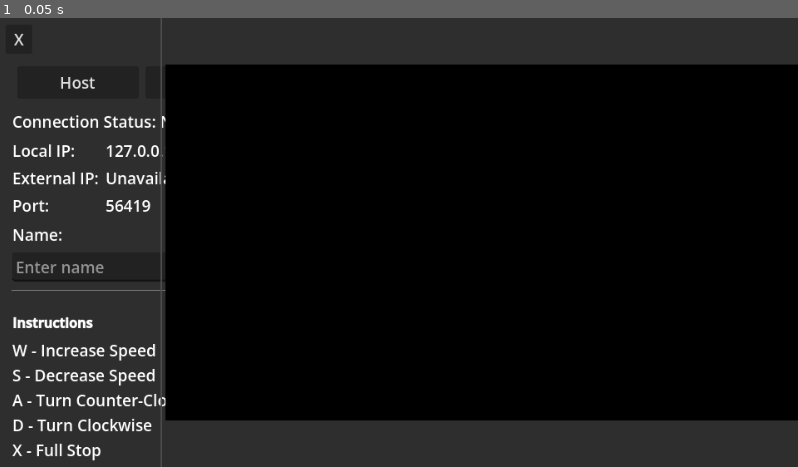
Above: before the commit, frame 1.
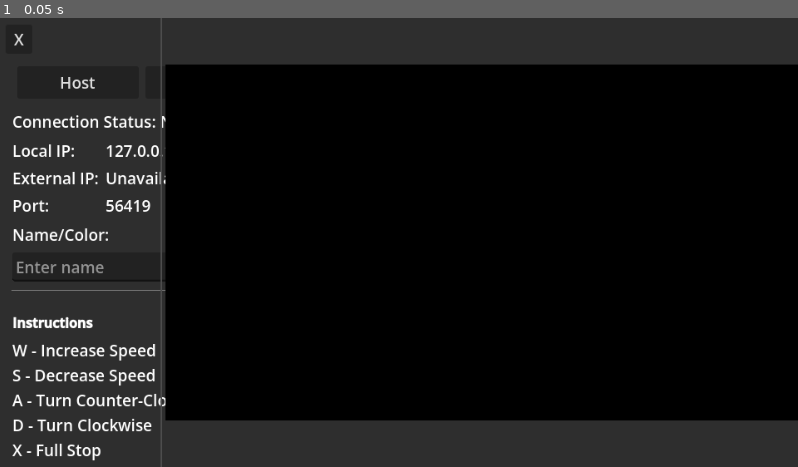
Above: after the commit, the same moment.

Repository: zabuuq/space-game
Game: Godot game, scene res://main.tscn
Two runs of this game, one before a commit and one after it. Both use one fixed random seed, a clock stepped at 60 frames per second and the inputs below.
Inputs:
- Up to frame 1 (0.05 s): no input

The runs differ from the first frame. In frame 1, less than 0.1% of the frame differs, in the area x 7-14%, y 46-50%.

Commit message:
Allow players to choose their color.

Diff:
--- a/scripts/main.gd
+++ b/scripts/main.gd
@@ -17,13 +17,16 @@
 const STATUS_CONNECTED_TO_HOST := "Connected to host"
 const STATUS_OBSERVER := "Observer"
 const DEFAULT_PEER_TEXT_COLOR := "ffffff"
-const SHIP_COLORS: Array[Color] = [
+const PLAYER_COLORS: Array[Color] = [
+	Color(0.93, 0.93, 0.93), # white
 	Color(0.97, 0.33, 0.33), # red
 	Color(0.20, 0.63, 0.98), # blue
 	Color(0.30, 0.84, 0.39), # green
 	Color(1.00, 0.79, 0.27), # amber
 	Color(0.84, 0.44, 0.96), # violet
-	Color(0.29, 0.90, 0.88)  # cyan
+	Color(0.29, 0.90, 0.88), # cyan
+	Color(1.00, 0.58, 0.24), # orange
+	Color(0.98, 0.31, 0.67)  # pink
 ]
 
 const SHIP_START_NORMALIZED_POSITIONS: Array[Vector2] = [
@@ -51,6 +54,7 @@
 var observer_queue: Array[int] = []
 var input_by_peer: Dictionary = {}
 var local_player_name: String = ""
+var local_preferred_color_index := -1
 var projectiles: Array[Dictionary] = []
 
 @rpc("authority", "call_remote", "unreliable")
@@ -181,6 +185,8 @@
 		Callable(self, "_on_disconnect_pressed"),
 		Callable(self, "_on_connect_pressed"),
 		Callable(self, "_on_player_name_changed"),
+		Callable(self, "_on_player_color_selected"),
+		PLAYER_COLORS,
 		Callable(self, "queue_redraw")
 	)
 
@@ -228,7 +234,7 @@
 
 func _on_connect_pressed() -> void:
 	ui.join_popup.hide()
-	var ip := ui.join_ip_input.text.strip_edges()
+	var ip: String = ui.join_ip_input.text.strip_edges()
 	if ip.is_empty():
 		_set_status(STATUS_NOT_CONNECTED)
 		return
@@ -286,13 +292,44 @@
 func _set_status(value: String) -> void:
 	ui.status_label.text = "Connection Status: %s" % value
 
+func _set_local_color_index(color_index: int) -> void:
+	local_preferred_color_index = color_index
+	if ui.player_color_dropdown != null:
+		ui.set_selected_color_index(color_index)
+
+func _sync_local_color_from_roster() -> void:
+	if multiplayer.multiplayer_peer == null:
+		return
+	var local_id: int = multiplayer.get_unique_id()
+	var synced_color_index: int = peer_roster.get_peer_color_index(local_id)
+	if synced_color_index == -1:
+		return
+	_set_local_color_index(synced_color_index)
+
+func _resolve_color_for_peer(peer_id: int, preferred_color_index: int) -> int:
+	return peer_roster.resolve_color_index(preferred_color_index, PLAYER_COLORS.size(), peer_id)
+
+func _get_ship_color_for_slot(slot_index: int) -> Color:
+	if slot_index < 0 or slot_index >= ship_owner_by_slot.size():
+		return Color.WHITE
+	var owner_id: int = ship_owner_by_slot[slot_index]
+	if owner_id == -1:
+		return Color.WHITE
+	var color_index: int = peer_roster.get_peer_color_index(owner_id)
+	if color_index < 0 or color_index >= PLAYER_COLORS.size():
+		return Color.WHITE
+	return PLAYER_COLORS[color_index]
+
 func _initialize_host_roster() -> void:
 	var host_id: int = multiplayer.get_unique_id()
+	var resolved_color_index := _resolve_color_for_peer(host_id, local_preferred_color_index)
+	_set_local_color_index(resolved_color_index)
 	peer_roster.register_host(
 		host_id,
 		ip_info.local_internal_ip,
 		ip_info.local_external_ip,
-		local_player_name
+		local_player_name,
+		resolved_color_index
 	)
 	_broadcast_peer_roster()
 
@@ -304,7 +341,8 @@
 		peer_roster.get_sync_peer_ids(),
 		peer_roster.get_sync_internal_ips(),
 		peer_roster.get_sync_external_ips(),
-		peer_roster.get_sync_names()
+		peer_roster.get_sync_names(),
+		peer_roster.get_sync_color_indices()
 	)
 
 @rpc("authority", "call_local", "reliable")
@@ -312,9 +350,11 @@
 	peer_ids: Array[int],
 	internal_ips: Array[String],
 	external_ips: Array[String],
-	names: Array[String]
+	names: Array[String],
+	color_indices: Array[int]
 ) -> void:
-	peer_roster.apply_synced_roster(peer_ids, internal_ips, external_ips, names)
+	peer_roster.apply_synced_roster(peer_ids, internal_ips, external_ips, names, color_indices)
+	_sync_local_color_from_roster()
 	_refresh_peer_list()
 
 func _refresh_peer_list() -> void:
@@ -340,10 +380,10 @@
 		if display_value.is_empty():
 			display_value = "%s/%s" % [internal_ips[index], external_ips[index]]
 		var line := display_value
-		var slot_index: int = _get_slot_index_for_peer(peer_id)
 		var color_code: String = DEFAULT_PEER_TEXT_COLOR
-		if slot_index >= 0 and slot_index < SHIP_COLORS.size():
-			color_code = SHIP_COLORS[slot_index].to_html(false)
+		var color_index: int = peer_roster.get_peer_color_index(peer_id)
+		if color_index >= 0 and color_index < PLAYER_COLORS.size():
+			color_code = PLAYER_COLORS[color_index].to_html(false)
 
 		line = "[color=#%s]%s[/color]" % [color_code, line]
 		line = "[font_size=%d]%s[/font_size]" % [list_font_size, line]
@@ -361,11 +401,14 @@
 
 	if multiplayer.is_server():
 		var host_id: int = multiplayer.get_unique_id()
+		var resolved_color_index := _resolve_color_for_peer(host_id, local_preferred_color_index)
+		_set_local_color_index(resolved_color_index)
 		peer_roster.upsert_peer(
 			host_id,
 			ip_info.local_internal_ip,
 			ip_info.local_external_ip,
-			local_player_name
+			local_player_name,
+			resolved_color_index
 		)
 		peer_roster.ensure_peer_in_order(host_id)
 		_broadcast_peer_roster()
@@ -374,16 +417,29 @@
 			1,
 			ip_info.local_internal_ip,
 			ip_info.local_external_ip,
-			local_player_name
+			local_player_name,
+			local_preferred_color_index
 		)
 
 @rpc("any_peer", "reliable")
-func submit_peer_info(internal_ip: String, external_ip: String, player_name: String) -> void:
+func submit_peer_info(
+	internal_ip: String,
+	external_ip: String,
+	player_name: String,
+	preferred_color_index: int
+) -> void:
 	if not multiplayer.is_server():
 		return
 
 	var sender_id: int = multiplayer.get_remote_sender_id()
-	peer_roster.upsert_peer(sender_id, internal_ip, external_ip, player_name)
+	var resolved_color_index := _resolve_color_for_peer(sender_id, preferred_color_index)
+	peer_roster.upsert_peer(
+		sender_id,
+		internal_ip,
+		external_ip,
+		player_name,
+		resolved_color_index
+	)
 	_broadcast_peer_roster()
 
 func _update_local_ip_labels() -> void:
@@ -396,6 +452,11 @@
 
 func _on_player_name_changed(value: String) -> void:
 	local_player_name = value.strip_edges()
+	_submit_local_identity()
+	_refresh_peer_list()
+
+func _on_player_color_selected(selected_index: int) -> void:
+	_set_local_color_index(selected_index)
 	_submit_local_identity()
 	_refresh_peer_list()
 
@@ -483,17 +544,16 @@
 				continue
 
 			var point_sets := ship.get_wrapped_screen_point_sets(play_rect, WORLD_BOUNDS)
+			var ship_color: Color = _get_ship_color_for_slot(index)
 			for ship_points in point_sets:
-				_draw_clipped_polyline(ship_points, SHIP_COLORS[index], SHIP_OUTLINE_WIDTH, play_rect)
+				_draw_clipped_polyline(ship_points, ship_color, SHIP_OUTLINE_WIDTH, play_rect)
 
 			index += 1
 
 		for projectile in projectiles:
 			var world_position: Vector2 = projectile.get("position", Vector2.ZERO)
 			var slot_index: int = int(projectile.get("slot_index", -1))
-			var color: Color = Color.WHITE
-			if slot_index >= 0 and slot_index < SHIP_COLORS.size():
-				color = SHIP_COLORS[slot_index]
+			var color: Color = _get_ship_color_for_slot(slot_index)
 			_draw_wrapped_projectile(world_position, play_rect, color)
 
 func _draw_wrapped_projectile(world_position: Vector2, play_rect: Rect2, color: Color) -> void:
--- a/scripts/main_ui.gd
+++ b/scripts/main_ui.gd
@@ -8,6 +8,7 @@
 var local_ip_label: Label
 var external_ip_label: Label
 var player_name_input: LineEdit
+var player_color_dropdown: OptionButton
 var peer_list_label: RichTextLabel
 var host_button: Button
 var join_button: Button
@@ -16,6 +17,7 @@
 var join_popup: Window
 var join_ip_input: LineEdit
 var right_section: ColorRect
+var _color_option_icons: Array = []
 
 func build(
 	owner: Node,
@@ -28,6 +30,8 @@
 	on_disconnect_pressed: Callable,
 	on_connect_pressed: Callable,
 	on_name_changed: Callable,
+	on_color_selected: Callable,
+	ship_colors: Array,
 	on_right_section_resized: Callable
 ) -> void:
 	var layer := CanvasLayer.new()
@@ -166,17 +170,40 @@
 	address_grid.add_child(port_value)
 
 	var name_title := Label.new()
-	name_title.text = "Name:"
+	name_title.text = "Name/Color:"
 	_bump_font_size(name_title, font_size_increase)
 	left_vbox.add_child(name_title)
+
+	var name_color_row := HBoxContainer.new()
+	name_color_row.size_flags_horizontal = Control.SIZE_EXPAND_FILL
+	name_color_row.add_theme_constant_override("separation", 0)
+	left_vbox.add_child(name_color_row)
 
 	player_name_input = LineEdit.new()
 	player_name_input.placeholder_text = "Enter name"
 	player_name_input.max_length = 24
 	player_name_input.size_flags_horizontal = Control.SIZE_EXPAND_FILL
+	player_name_input.size_flags_stretch_ratio = 3.0
 	_bump_font_size(player_name_input, font_size_increase)
 	player_name_input.text_changed.connect(on_name_changed)
-	left_vbox.add_child(player_name_input)
+	name_color_row.add_child(player_name_input)
+
+	player_color_dropdown = OptionButton.new()
+	player_color_dropdown.size_flags_horizontal = Control.SIZE_EXPAND_FILL
+	player_color_dropdown.size_flags_stretch_ratio = 1.0
+	player_color_dropdown.custom_minimum_size = Vector2(0, 28)
+	_bump_font_size(player_color_dropdown, font_size_increase)
+	_color_option_icons.clear()
+	for color in ship_colors:
+		var swatch_icon := _build_color_swatch_icon(color, 80, 18)
+		_color_option_icons.append(swatch_icon)
+		player_color_dropdown.add_icon_item(swatch_icon, " ")
+	var popup := player_color_dropdown.get_popup()
+	for item_index in range(popup.get_item_count()):
+		popup.set_item_as_checkable(item_index, false)
+	player_color_dropdown.item_selected.connect(on_color_selected)
+	player_color_dropdown.select(-1)
+	name_color_row.add_child(player_color_dropdown)
 
 	var instructions_top_separator := HSeparator.new()
 	left_vbox.add_child(instructions_top_separator)
@@ -281,3 +308,16 @@
 		style_copy.set_content_margin(SIDE_TOP, vertical)
 		style_copy.set_content_margin(SIDE_BOTTOM, vertical)
 		button.add_theme_stylebox_override(state, style_copy)
+
+func set_selected_color_index(color_index: int) -> void:
+	if player_color_dropdown == null:
+		return
+	if color_index >= 0 and color_index < player_color_dropdown.get_item_count():
+		player_color_dropdown.select(color_index)
+		return
+	player_color_dropdown.select(-1)
+
+func _build_color_swatch_icon(color: Color, width: int, height: int) -> Texture2D:
+	var image := Image.create(width, height, false, Image.FORMAT_RGBA8)
+	image.fill(color)
+	return ImageTexture.create_from_image(image)
--- a/scripts/peer_roster_service.gd
+++ b/scripts/peer_roster_service.gd
@@ -12,12 +12,13 @@
 	peer_ids: Array[int],
 	internal_ips: Array[String],
 	external_ips: Array[String],
-	names: Array[String]
+	names: Array[String],
+	color_indices: Array[int]
 ) -> void:
 	clear()
 	var total: int = mini(
 		peer_ids.size(),
-		mini(internal_ips.size(), mini(external_ips.size(), names.size()))
+		mini(internal_ips.size(), mini(external_ips.size(), mini(names.size(), color_indices.size())))
 	)
 	for index in range(total):
 		var peer_id := peer_ids[index]
@@ -25,23 +26,37 @@
 		peer_info_by_id[peer_id] = {
 			"internal": internal_ips[index],
 			"external": external_ips[index],
-			"name": names[index]
+			"name": names[index],
+			"color_index": color_indices[index]
 		}
 
-func register_host(host_id: int, internal_ip: String, external_ip: String, name: String) -> void:
+func register_host(
+	host_id: int,
+	internal_ip: String,
+	external_ip: String,
+	name: String,
+	color_index: int
+) -> void:
 	clear()
 	peer_order.append(host_id)
-	upsert_peer(host_id, internal_ip, external_ip, name)
+	upsert_peer(host_id, internal_ip, external_ip, name, color_index)
 
 func ensure_peer_in_order(peer_id: int) -> void:
 	if not peer_order.has(peer_id):
 		peer_order.append(peer_id)
 
-func upsert_peer(peer_id: int, internal_ip: String, external_ip: String, name: String) -> void:
+func upsert_peer(
+	peer_id: int,
+	internal_ip: String,
+	external_ip: String,
+	name: String,
+	color_index: int = -1
+) -> void:
 	peer_info_by_id[peer_id] = {
 		"internal": internal_ip,
 		"external": external_ip,
-		"name": name
+		"name": name,
+		"color_index": color_index
 	}
 
 func remove_peer(peer_id: int) -> void:
@@ -72,6 +87,41 @@
 		names.append(str(info["name"]))
 	return names
 
+func get_sync_color_indices() -> Array[int]:
+	var color_indices: Array[int] = []
+	for peer_id in peer_order:
+		var info: Dictionary = _get_peer_info(peer_id)
+		color_indices.append(int(info["color_index"]))
+	return color_indices
+
+func get_peer_color_index(peer_id: int) -> int:
+	var info: Dictionary = _get_peer_info(peer_id)
+	return int(info["color_index"])
+
+func is_color_taken(color_index: int, ignore_peer_id: int = -1) -> bool:
+	if color_index < 0:
+		return false
+	for peer_id in peer_order:
+		if peer_id == ignore_peer_id:
+			continue
+		if get_peer_color_index(peer_id) == color_index:
+			return true
+	return false
+
+func find_first_available_color(max_colors: int, ignore_peer_id: int = -1) -> int:
+	var index: int = 0
+	while index < max_colors:
+		if not is_color_taken(index, ignore_peer_id):
+			return index
+		index += 1
+	return -1
+
+func resolve_color_index(preferred_color_index: int, max_colors: int, ignore_peer_id: int = -1) -> int:
+	if preferred_color_index >= 0 and preferred_color_index < max_colors:
+		if not is_color_taken(preferred_color_index, ignore_peer_id):
+			return preferred_color_index
+	return find_first_available_color(max_colors, ignore_peer_id)
+
 func format_bbcode() -> String:
 	if peer_order.is_empty():
 		return ""
@@ -94,5 +144,6 @@
 	return {
 		"internal": "Unknown",
 		"external": "Unknown",
-		"name": ""
+		"name": "",
+		"color_index": -1
 	}
Not shown, changed: demos/Mini Space Battle.pck
